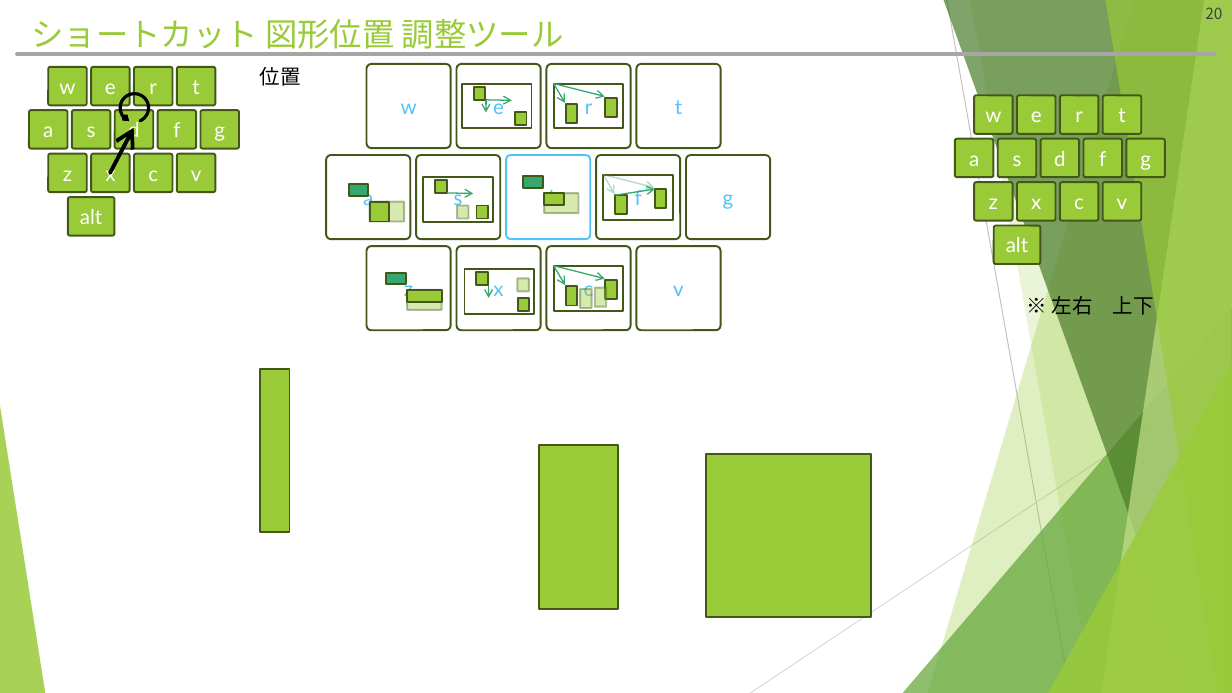
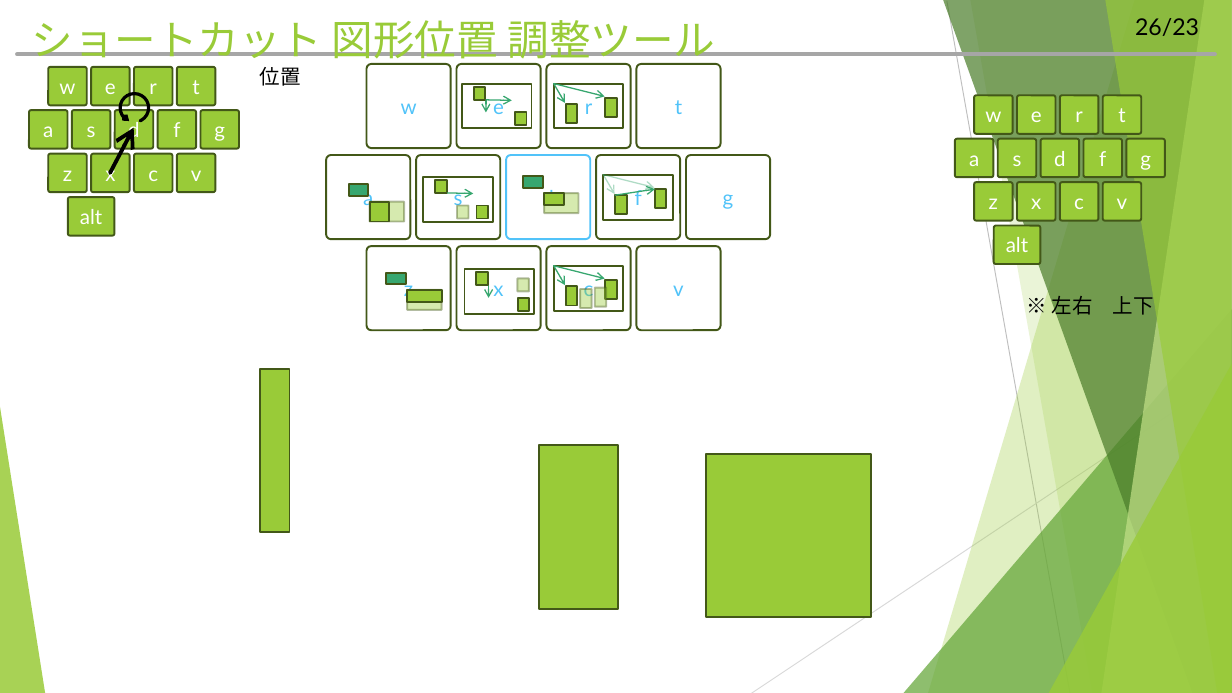
Before and after one commit to hitsuji-ga-u/pawapo, a slide deck: slide 27 of slide/customUI_debug.pptm (slide 20 before the commit). Drawn at 1232x693 pixels with LibreOffice and Linux fonts; fonts in the diff are those of the drawing. Boxes give left, top, right and bottom in pixels: in the first picture for what was removed or moved away, otherwise in the second. Text is boxed around its words. In the diff, an @@ line names an element or a change of style, - is before the commit and + after.

```diff
--- a/slide/customUI_debug.pptm
+++ b/slide/customUI_debug.pptm
@@ title "ショートカット 図形位置 調整ツール" at (31,20,715,65): size 25.2 to 32.4 pt @@
@@ outline redrawn in 5 elements at (928,0,1232,693), (970,0,1232,693), (944,0,1232,693), (1102,0,1232,693), (1105,0,1232,693) @@
@@ page number added at (1135,18,1199,36), 18 pt, text #000000 @@
+26/23
@@ page number removed at (1205,7,1222,19) @@
-20
```
Also in this commit, not shown: 24 other slides changed, 10 slides added, 1 slide removed, 8 other files.
